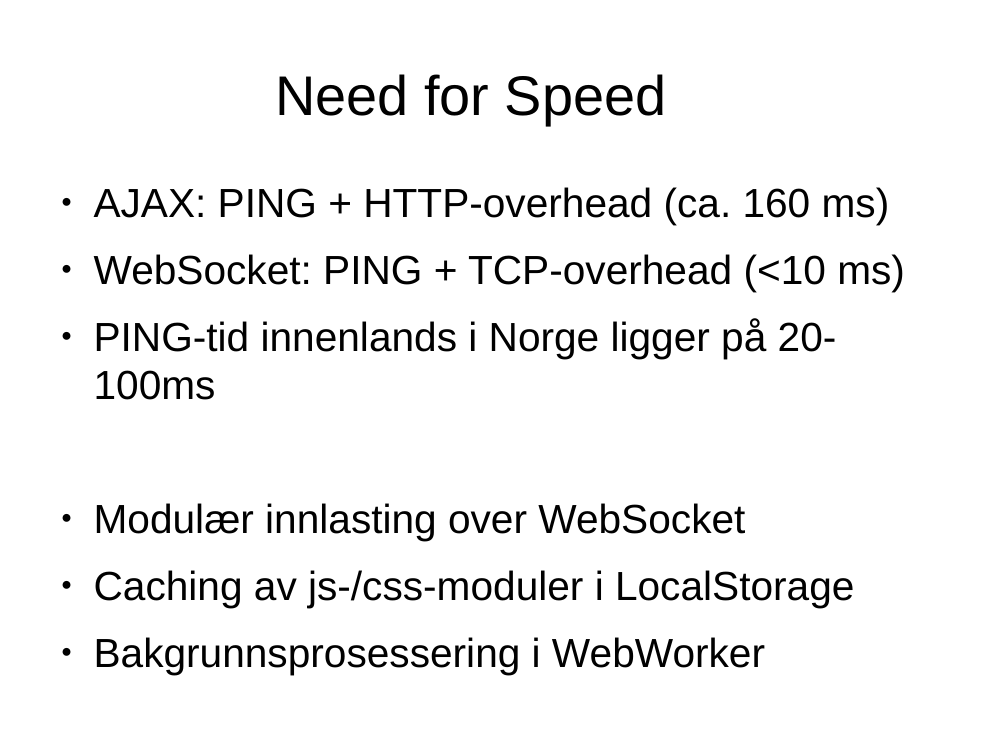
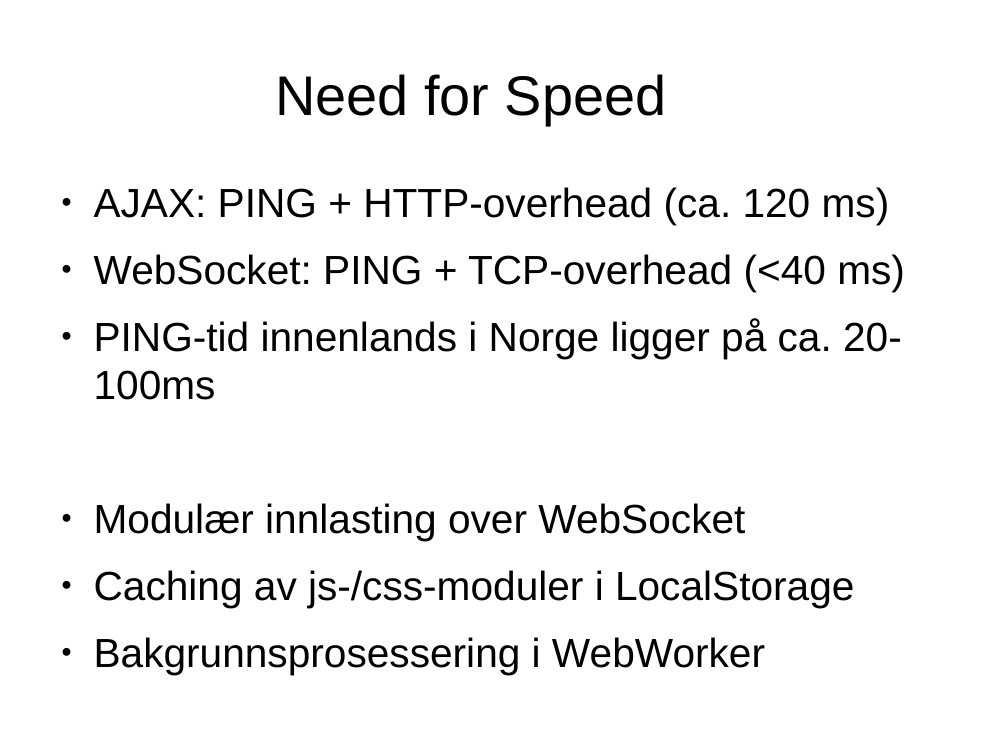
Before and after one commit to fillefrans/pi, a slide deck: slide 2 of doc/pi-presentation-sep-2013.odp. Drawn at 1008x756 pixels with LibreOffice and Linux fonts; fonts in the diff are those of the drawing. Boxes give left, top, right and bottom in pixels: in the first picture for what was removed or moved away, otherwise in the second. Text is boxed around its words. In the diff, an @@ line names an element or a change of style, - is before the commit and + after.

```diff
--- a/doc/pi-presentation-sep-2013.odp
+++ b/doc/pi-presentation-sep-2013.odp
@@ text at [94,187,905,400]: text changed @@
-● AJAX: PING + HTTP-overhead (ca. 160 ms)
-● WebSocket: PING + TCP-overhead (<10 ms)
-● PING-tid innenlands i Norge ligger på 20-100ms
+● AJAX: PING + HTTP-overhead (ca. 120 ms)
+● WebSocket: PING + TCP-overhead (<40 ms)
+● PING-tid innenlands i Norge ligger på ca. 20-100ms
```
Also in this commit, not shown: 5 other slides changed, 1 slide removed, 11 other files.
